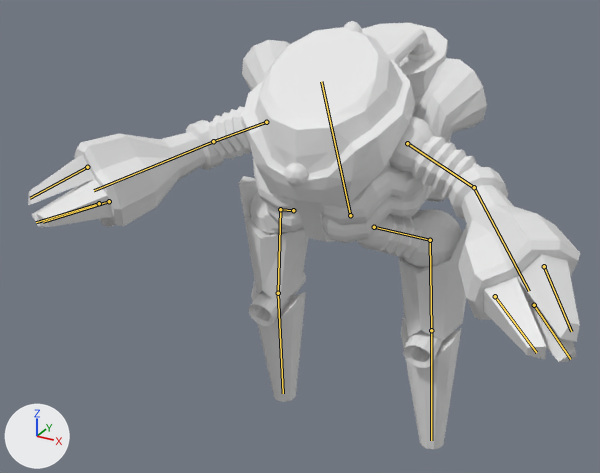
One commit to the Blender file Game Assets/player_model.blend: the scene before it, then after it.
One viewpoint serves both versions: a 50 mm lens placed at (0.859, -1.837, 1.46), pointed at (-0.079, -0.132, 0.608). Lighting does not change. The marker at lower left points along +X, +Y and +Z. Both versions are drawn at frame 2 of the action 'StrafeRight'; the numbers are the values there. The bones that bend it are drawn over the model as lines.

Objects in the first picture: 'player'.
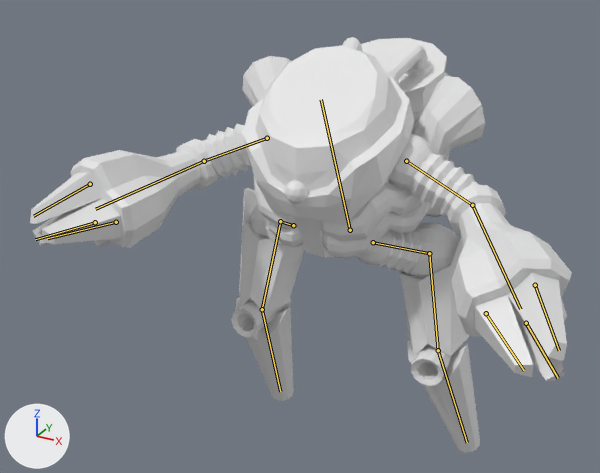
Scene script edits in JSON lines:
```json
{"block": "bone_body", "where": "bone_body = bpy.data.objects['Armature'].pose.bones['body']"}
{"op": "set", "path": "bone_body.location", "old": "(0.0, 0.0, 0.0)", "new": "(0.0, -0.038, 0.017)"}
{"block": "bone_arm_l", "where": "bone_arm_l = bpy.data.objects['Armature'].pose.bones['arm_l']  # child of 'shoulder_l'"}
{"op": "set", "path": "bone_arm_l.rotation_quaternion", "old": "(0.909, 0.0, 0.0, -0.415)", "new": "(0.901, 0.0, 0.0, -0.434)", "note": "degrees (0, 0, -49) -> degrees (0, 0, -51)"}
{"block": "bone_hip_l", "where": "bone_hip_l = bpy.data.objects['Armature'].pose.bones['hip_l']  # child of 'body'"}
{"op": "set", "path": "bone_hip_l.rotation_quaternion", "old": "(1.0, -0.011, 0.0, 0.0)", "new": "(1.0, 0.0, 0.0, 0.0)", "note": "degrees (-1, 0, 0) -> degrees (0, 0, 0)"}
{"block": "bone_thigh_l", "where": "bone_thigh_l = bpy.data.objects['Armature'].pose.bones['thigh_l']  # child of 'hip_l'"}
{"op": "set", "path": "bone_thigh_l.rotation_quaternion", "old": "(0.994, -0.011, 0.003, -0.043)", "new": "(0.986, -0.119, -0.017, -0.112)", "note": "degrees (-1, 0, -5) -> degrees (-13, -3, -13)"}
{"block": "bone_foot_l", "where": "bone_foot_l = bpy.data.objects['Armature'].pose.bones['foot_l']  # child of 'thigh_l'"}
{"op": "set", "path": "bone_foot_l.rotation_quaternion", "old": "(0.999, 0.015, 0.0, 0.0)", "new": "(0.967, 0.248, 0.056, 0.0)", "note": "degrees (2, 0, 0) -> degrees (29, 6, 2)"}
{"block": "bone_shoulder_r", "where": "bone_shoulder_r = bpy.data.objects['Armature'].pose.bones['shoulder_r']  # child of 'body'"}
{"op": "set", "path": "bone_shoulder_r.rotation_quaternion", "old": "(0.977, -0.212, 0.0, 0.0)", "new": "(0.955, -0.205, 0.032, 0.147)", "note": "degrees (-24, 0, 0) -> degrees (-23, 7, 16)"}
{"block": "bone_arm_r", "where": "bone_arm_r = bpy.data.objects['Armature'].pose.bones['arm_r']  # child of 'shoulder_r'"}
{"op": "set", "path": "bone_arm_r.rotation_quaternion", "old": "(0.861, 0.0, 0.0, 0.506)", "new": "(0.87, 0.029, -0.053, 0.485)", "note": "degrees (0, 0, 61) -> degrees (0, -7, 58)"}
{"block": "bone_finger2_r", "where": "bone_finger2_r = bpy.data.objects['Armature'].pose.bones['finger2_r']  # child of 'arm_r'"}
{"op": "set", "path": "bone_finger2_r.rotation_quaternion", "old": "(1.0, 0.0, 0.0, 0.0)", "new": "(0.984, -0.055, 0.0, 0.0)", "note": "degrees (0, 0, 0) -> degrees (-6, 0, 0)"}
{"block": "bone_finger3_r", "where": "bone_finger3_r = bpy.data.objects['Armature'].pose.bones['finger3_r']  # child of 'arm_r'"}
{"op": "set", "path": "bone_finger3_r.rotation_quaternion", "old": "(1.0, 0.0, 0.0, 0.0)", "new": "(0.985, -0.033, 0.0, 0.0)", "note": "degrees (0, 0, 0) -> degrees (-4, 0, 0)"}
{"block": "bone_hip_r", "where": "bone_hip_r = bpy.data.objects['Armature'].pose.bones['hip_r']  # child of 'body'"}
{"op": "set", "path": "bone_hip_r.rotation_quaternion", "old": "(0.999, -0.016, 0.0, 0.0)", "new": "(1.0, 0.0, 0.0, 0.0)", "note": "degrees (-2, 0, 0) -> degrees (0, 0, 0)"}
{"block": "bone_thigh_r", "where": "bone_thigh_r = bpy.data.objects['Armature'].pose.bones['thigh_r']  # child of 'hip_r'"}
{"op": "set", "path": "bone_thigh_r.rotation_quaternion", "old": "(0.997, -0.026, 0.018, -0.003)", "new": "(0.978, -0.208, 0.0, 0.0)", "note": "degrees (-3, 2, 0) -> degrees (-24, 0, 0)"}
{"block": "bone_foot_r", "where": "bone_foot_r = bpy.data.objects['Armature'].pose.bones['foot_r']  # child of 'thigh_r'"}
{"op": "set", "path": "bone_foot_r.rotation_quaternion", "old": "(0.992, 0.049, 0.0, 0.0)", "new": "(0.939, 0.345, 0.0, 0.0)", "note": "degrees (6, 0, 0) -> degrees (40, 0, 0)"}
```

Changed parts and their boxes (x1, y1, x2, y2) in the pictures (600 x 473 px):
```json
{"object": "player", "change": "posed", "before": [28, 21, 580, 449], "after": [30, 37, 572, 452]}
{"bone": "body", "before": "(350, 215) to (321, 81)", "after": "(350, 230) to (321, 99)"}
{"bone": "arm_l", "before": "(474, 187) to (529, 291)", "after": "(472, 205) to (520, 309)"}
{"bone": "hip_l", "before": "(374, 227) to (430, 240)", "after": "(373, 242) to (429, 253)"}
{"bone": "thigh_l", "before": "(430, 240) to (431, 330)", "after": "(429, 253) to (438, 350)"}
{"bone": "foot_l", "before": "(431, 330) to (431, 440)", "after": "(438, 350) to (467, 442)"}
{"bone": "shoulder_r", "before": "(266, 122) to (213, 141)", "after": "(267, 138) to (204, 161)"}
{"bone": "arm_r", "before": "(213, 141) to (94, 190)", "after": "(204, 161) to (95, 209)"}
{"bone": "finger2_r", "before": "(109, 201) to (43, 222)", "after": "(116, 222) to (47, 238)"}
{"bone": "finger3_r", "before": "(99, 203) to (36, 222)", "after": "(95, 222) to (35, 239)"}
{"bone": "hip_r", "before": "(293, 210) to (280, 209)", "after": "(293, 225) to (280, 221)"}
{"bone": "thigh_r", "before": "(280, 209) to (278, 293)", "after": "(280, 221) to (262, 309)"}
{"bone": "foot_r", "before": "(278, 293) to (283, 393)", "after": "(262, 309) to (280, 391)"}
```
